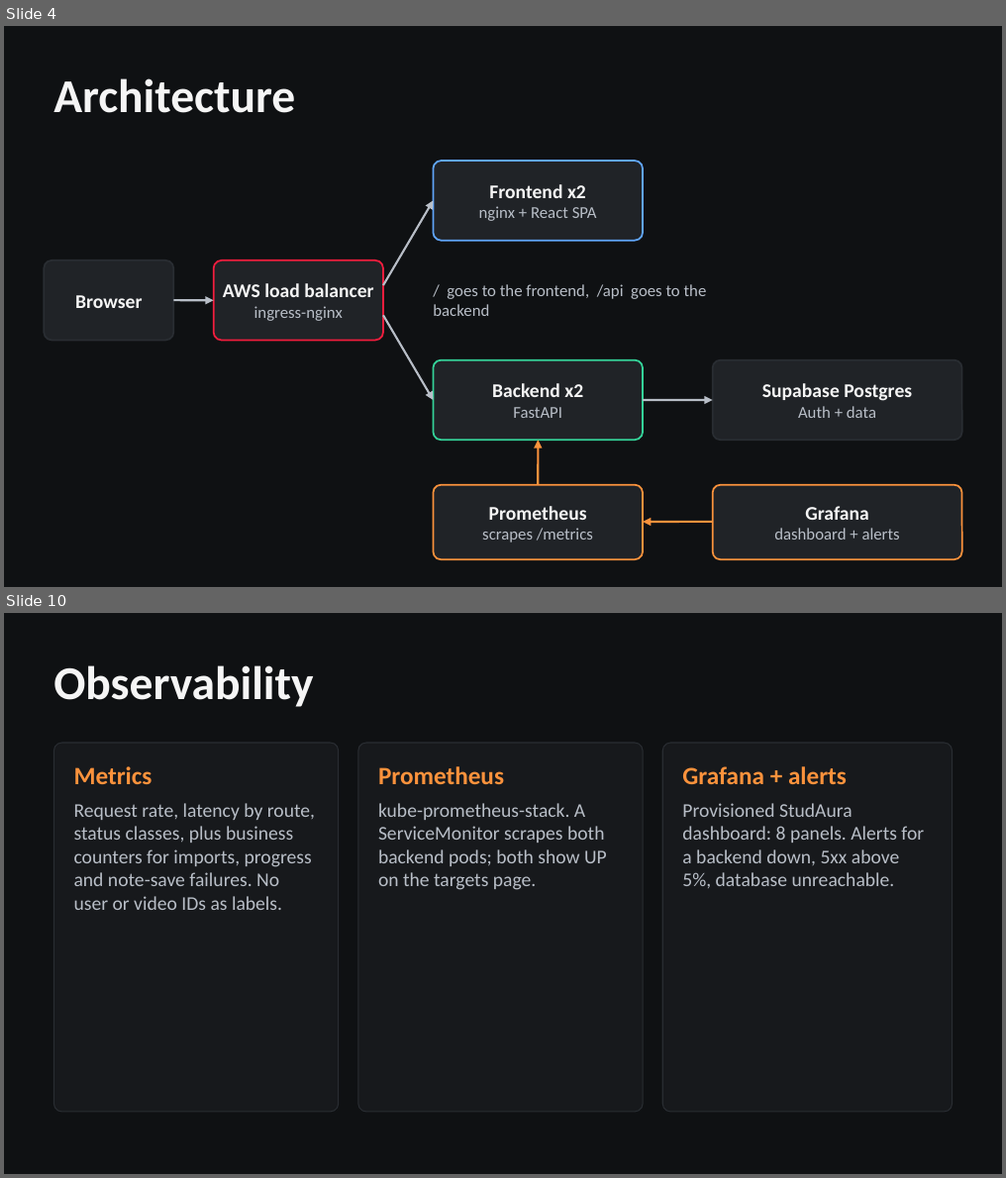
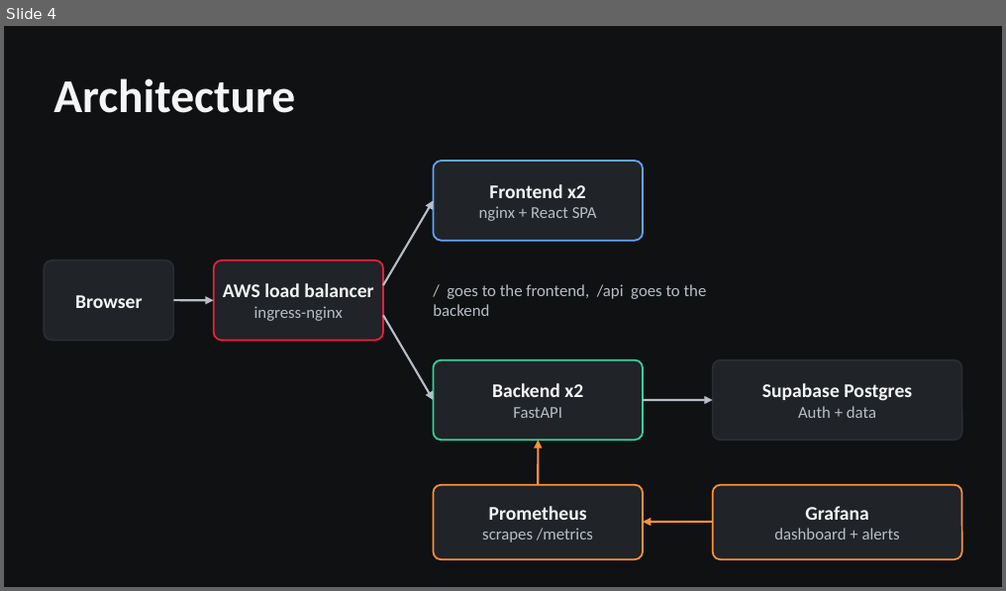
Before and after one commit to Avishkar74/StudAura, a slide deck: demo/StudAura-presentation.pptx. Shown one above the other, each under a label of ours: slides 4 and 10 before the commit, slide 4 after it; the slides between them are not shown. The pictures are 1006x1178 and 1006x591 pixels, drawn with LibreOffice and Linux fonts; fonts in the diff are those of the drawing. Boxes give left, top, right and bottom in pixels: in the first picture for what was removed or moved away, otherwise in the second. Text is boxed around its words. In the diff, an @@ line names an element or a change of style, - is before the commit and + after.

```diff
--- a/demo/StudAura-presentation.pptx
+++ b/demo/StudAura-presentation.pptx
@@ slide 10 removed at bbox=[4, 613, 1002, 1174], background #0F1113 @@
@@ text removed at bbox=[54, 665, 313, 707] @@
-Observability
@@ rounded rectangle removed at bbox=[54, 743, 339, 1112] @@
@@ rounded rectangle removed at bbox=[358, 743, 643, 1112] @@
@@ rounded rectangle removed at bbox=[662, 743, 952, 1112] @@
@@ text removed at bbox=[74, 766, 152, 784] @@
-Metrics
@@ text removed at bbox=[378, 766, 504, 784] @@
-Prometheus
@@ text removed at bbox=[682, 766, 846, 784] @@
-Grafana + alerts
@@ text removed at bbox=[74, 803, 315, 910] @@
-Request rate, latency by route, status classes, plus business counters for imports, progress and note-save failures. No user or video IDs as labels.
@@ text removed at bbox=[378, 803, 607, 890] @@
-kube-prometheus-stack. A ServiceMonitor scrapes both backend pods; both show UP on the targets page.
@@ text removed at bbox=[682, 803, 924, 888] @@
-Provisioned StudAura dashboard: 8 panels. Alerts for a backend down, 5xx above 5%, database unreachable.
```
Also in this commit, not shown: 8 slides changed, 4 slides added, 1 other slide removed, 29 other files.
